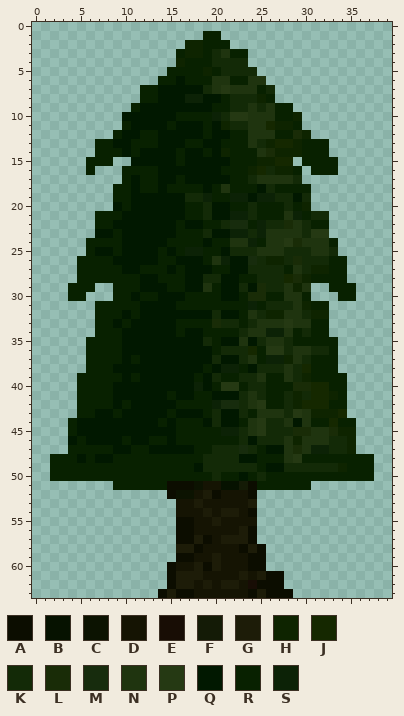
Two versions of one pixel-art sprite, src/Resource/Textures/WorldObjects/Tree.png. Above, as it was before the edit.
The file is 40x64 pixels. Colours within 5 levels of each other are drawn and written as one.
Palette (. is transparent): A #0c0d00  B #061200  C #0c1301  D #151403  E #180d05  F #141b06  G #1d1c08  H #0e2400  J #152800  K #132a07  L #192c07  M #172c0d  N #1f340f  P #253913  Q #011800  R #082100  S #0c2206
Pixels before (only the part around the change), first column x 0:
 0 ........................................
 1 ...................RR...................
 2 .................HHRRR..................
 3 ................RHHRKNRR................
 4 ................HRRRKKKK................
 5 ...............RRRRHRKKKK...............
 6 ..............RRQRRRNNRRNN..............
 7 ............RRQQQQQKNPNNNRK.............
 8 ............RRQQQSSQQRKKKHR.............
 9 ...........RQQQQQQQQRRKKNKNRR...........
10 ..........QQQQQQRRRRSKPPNNNRRH..........
11 ..........RQQQQRQQQRQHKKNNJHHR..........
12 .........RQQRRQQQQQRQQRRNNNRRLH.........
13 .......RRQQRRRQQQRRQQRRRNKHJJHRRR.......
14 .......RRRQRQQQQRQQRQHRRRNLHHHRRR.......
15 ......RRR..QQQQQRQQQQQRRRHHJJ.RRRR......
16 ......R...RRRRQQQQQQQRRRHJKHHR.RRR......
17 ..........RQRRQQRQQQQQRRKNNNNK..........
18 .........RRQRRQRRRRQRNRRRQKRRRR.........
19 .........RRQQQQQQKKSRRSSQSSKKQK.........
20 .........QRQQQQQQRRKQQRRKRRRKRH.........
21 .......RRRQQQQQQQRRKQQSSKRRRNSRKK.......
22 .......RRQQQQQQQRQQRRKMMRSKKLNKRR.......
23 .......QQRQQQQQQRRRKQQSSKSNNNNKPP.......
24 ......RRRRQQQQQRRRRQRRNNSRNNPLNNNR......
25 ......RQQRQQQQRQRSSRRQKKKNNNKKKNNK......
26 .....RRRRQQQQQRRQQQRNSQQMKHHKLKKKRR.....
27 .....RRRRRQQRRRQRQQQRRQQKKKKRNKHHRR.....
28 .....RRRRRRRQQRRRQQKKQQRRKKKJLHRRRR.....
29 ....RRR..RRRQQQRRQQNRQQKQLKKNHN..RRR....
30 ....RR...RRQRRQQQRRRRQQRLLRRNNR...RR....
31 .......RRRRRQQQQRRRRRRRRSRKKKNHRR.......
32 .......RRRQRQQQQQQQQKQQRNKHHNNKHH.......
33 .......RRQRQQQQQRRRRLKKRKNNNPNNRR.......
34 .......RRRQQQQQQRQQRRRRKNNSSNRKRR.......
35 ......RRRRQQQQQQQQQKRQQNQKNNKRRRRR......
36 ......RRRRQQQQQQQQQQRKKKJRPPKNNKKR......
37 ......RRRRQRQQQQQQQQKQQKNRSSHNKRRR......
38 ......RRRQQQQQQQQQQRQSSRQKKKNKJRRR......
39 .....RRRRRQRQQQQQQRQKRRKKNRRNKHRRRR.....
40 .....RRRRQQQQQQQQQSQRPPRKKRRRLLJJRR.....
41 .....RRRRQQQQQQRQQRRQQQKNKRRKHKJJHR.....
42 .....RRRRQRQQQQQRRRRSMMKNPRRKHJJJRR.....
43 .....RRQQRQQQQQRQQQRKQQKRNNNKPNHHHJ.....
44 ....RQQQQQQQQQRQRRRQKQQRNPKKNQNRRJRR....
45 ....RQQQQQQQQQQQRRRRRSSKNPKKKLLNNLHH....
46 ....QRQQQQRQQRRQRRRRRRRKQKKKNHNNNKKH....
47 ....RRRRRQQRRQQQQQRRKKKMKRQQNLNSSKKH....
48 ..RRRQRQQRRRRRRRRRRKKKKQQRRRNPRRRRRRRR..
49 ..RRRRRRRRRRRRRRRRQKKKKKKRQQKKKKKKHRRR..
50 ..RRRRRRRRRRRRRRRRRRKRRQRKRRRRRRRRRRRR..
51 .........RRRRRRAAACDDBBFARRRRRR.........
52 ...............ACCDGADDDA...............
53 ................DDGDDDDDG...............
54 ................DDDGDGGDA...............
55 ................AADDGDDDD...............
56 ................AADDDDDGA...............
57 ................AAGADGGGA...............
58 ................GGADDDDAGA..............
59 ................AADDGDDDAA..............
60 ...............ADDGAGDDDAA..............
61 ...............AGGGDDDDGDGAA............
62 ...............AGGDGDGGDEAAA............
63 ..............AGAADDDDDDAGAAA...........
The result:
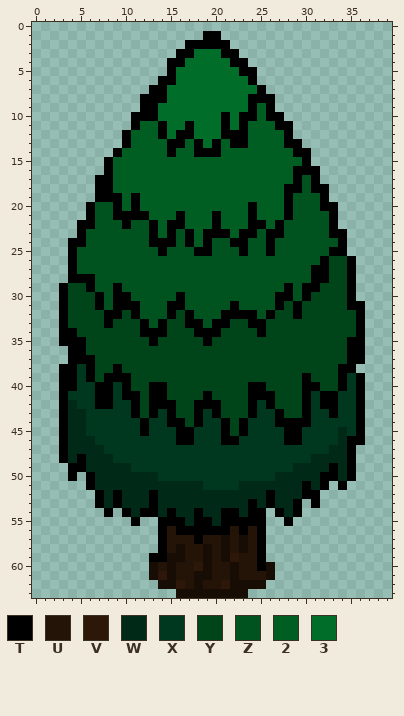
Colours new in this view: T #000000  U #241307  V #2d1708  W #002917  X #00381f  Y #00451a  Z #00521f  2 #005e23  3 #006d29
Diff:
Changed rows in their new state; - is an unchanged pixel.
first column x 2:
 1 -----------------TT-----------------
 2 ---------------TTTTT----------------
 3 --------------TT333TT.--------------
 4 -------------TT33333TT--------------
 5 -------------T3333333TT-------------
 6 ------------TT33333333T.------------
 7 ----------.TT3333333333T.-----------
 8 ----------TTT333333333TTT-----------
 9 ---------.TT3333333333T2T..---------
10 --------.TTT3333333T3TT2TT..--------
11 --------.T22T33T333T3T222TT.--------
12 -------.T222T3TT333TTT2222T..-------
13 -----...T2222TT2T3T2TT2222TT...-----
14 -----..T22222T22TTT22222222TT..-----
15 ----..T222222222222222222222T...----
16 ----.-T22222222222222222222TTT..----
17 -----TT22222222222222222222TZT------
18 -----TT2222222222222222222TTZTT-----
19 -----TTT2T2222222222222222TZZZT-----
20 ----TZZT2T222222222222T222TZZZTT----
21 ----TZZTTTT222T222T222T222TZZZZT----
22 ---TTZZZTZZT2TT222T222TT2TZZZZZT----
23 ---TZZZZZZZT2TZT2TTT2TTZTTZZZZZTT---
24 --TTZZZZZZZTTTZT2TZZTTZZTZZZZZZZT---
25 --TZZZZZZZZZTZZZTTZZZTZZTZZZZZZTT---
26 --TZZZZZZZZZZZZZZZZZZZZZZZZZZZTYYT--
27 --TZZZZZZZZZZZZZZZZZZZZZZZZZZTTYYT--
28 --TTTZZZZZZZZZZZZZZZZZZZZZZZZTTYYT--
29 -TYYTZZTZZZZZZZZZZZZZZZZZZTZTTYYYT--
30 -TYYYTZTTZZZZZTZZZZZZZZZZTTZTYYYYT--
31 -TYYYTZTTTZZZTTZZZZZTZZZZTYTYYYYYTT-
32 -TYYYYTTYTZZZTYTZZZTTTTZTYYTYYYYYYT-
33 -TYYYYTYYYTZTYYTTZTTYYTTYYYYYYYYYYT-
34 -TTYYYYYYYTTTYYYTTTYYYYTYYYYYYYYYYT-
35 -TTTYYYYYYYTYYYYYTYYYYYYYYYYYYYYYTT-
36 --TTYYYYYYYYYYYYYYYYYYYYYYYYYYYYYTT-
37 --TTTYYYYYYYYYYYYYYYYYYYYYYYYYYYYTT-
38 -TTXTYYTYYYYYYYYYYYYYYYYYYYYYYYYTT--
39 -TTXTYTTTYYYYYYYYYYYYYYYYYYYTYYYTXT-
40 -TTXXTTXTYYTTYYYYYYYYYTTYYYYTTYYTXT-
41 -TXXXTTXTTYTTYYYYTYYYYTTTYYYTXTTXXT-
42 -TWXXTTXXTYTTTYYTTTYYYTXTYYYTXTTXXT-
43 -TWWXXXXXTYTXTYYTXTYYYTXXTYYTXXTXXT-
44 -TWWXXXXXXTXXTTYTXXTYTXXXTTTTXXXXXT-
45 -TWWXXXXXXTXXXTTXXXTYTXXXXTTXXXXWXT-
46 -TWWWXXXXXXXXXTTXXXTTXXXXXTTXXXXWTT-
47 -TWWWWXXXXXXXXXXXXXXXXXXXXXXXXXWWT--
48 .TWTWWWXXXXXXXXXXXXXXXXXXXXXXWWWWT..
49 ..TTWWWWWXXXXXXXXXXXXXXXXXXWWWWTWT..
50 ..T.TWWWWWWWXXXXXXXXXXXXXWWWWWTTWT..
51 ----TWWWWWWWWWWWWXXXXWWWWWWWTWT-T---
52 -----TWTWWWTWWWWWWWWWWWWTWWWTT------
53 -----TWTWWWTWWWWWWWWWWTWTWWT-T------
54 ------T-TWTTWTWWTWWTTWTT-TWT--------
55 ---------T--TTTWTTWTTTTT--T---------
56 ------------TUTTTTTTUTUT------------
57 ------------TUUUTUUEUEUT------------
58 ------------TUEUUEUEUEUT------------
59 -----------TTEEUUEUEVUUT------------
60 -----------EUEUUVEUUEUUTE-----------
61 -----------EVEUUEEUUEUUUE.----------
62 ------------EEVUEUUVEE-E..----------
63 ------------..EEEEEEEE.....---------
